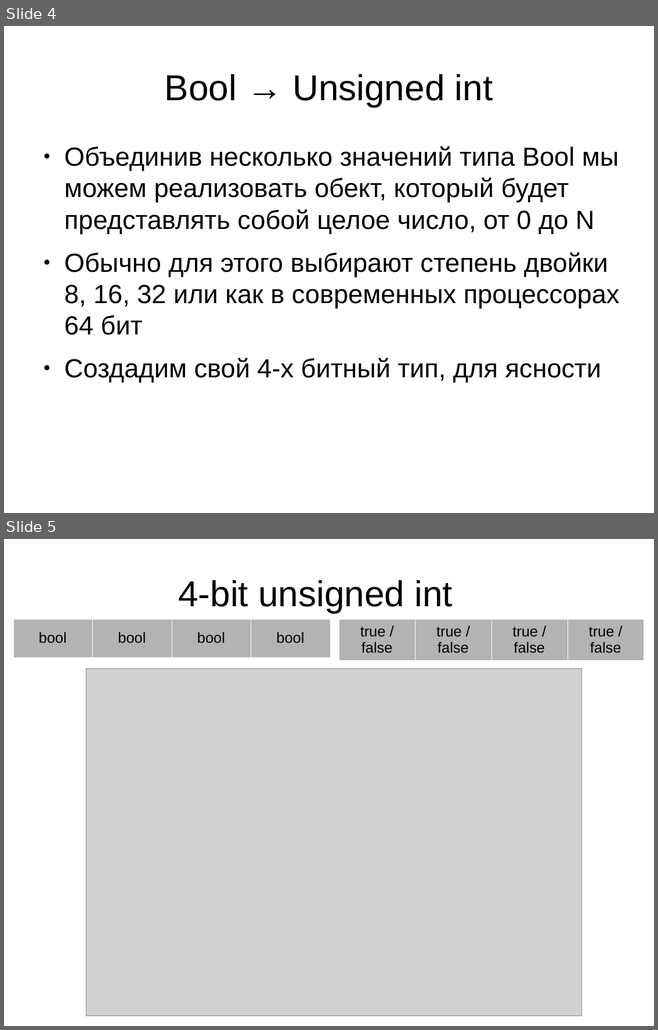
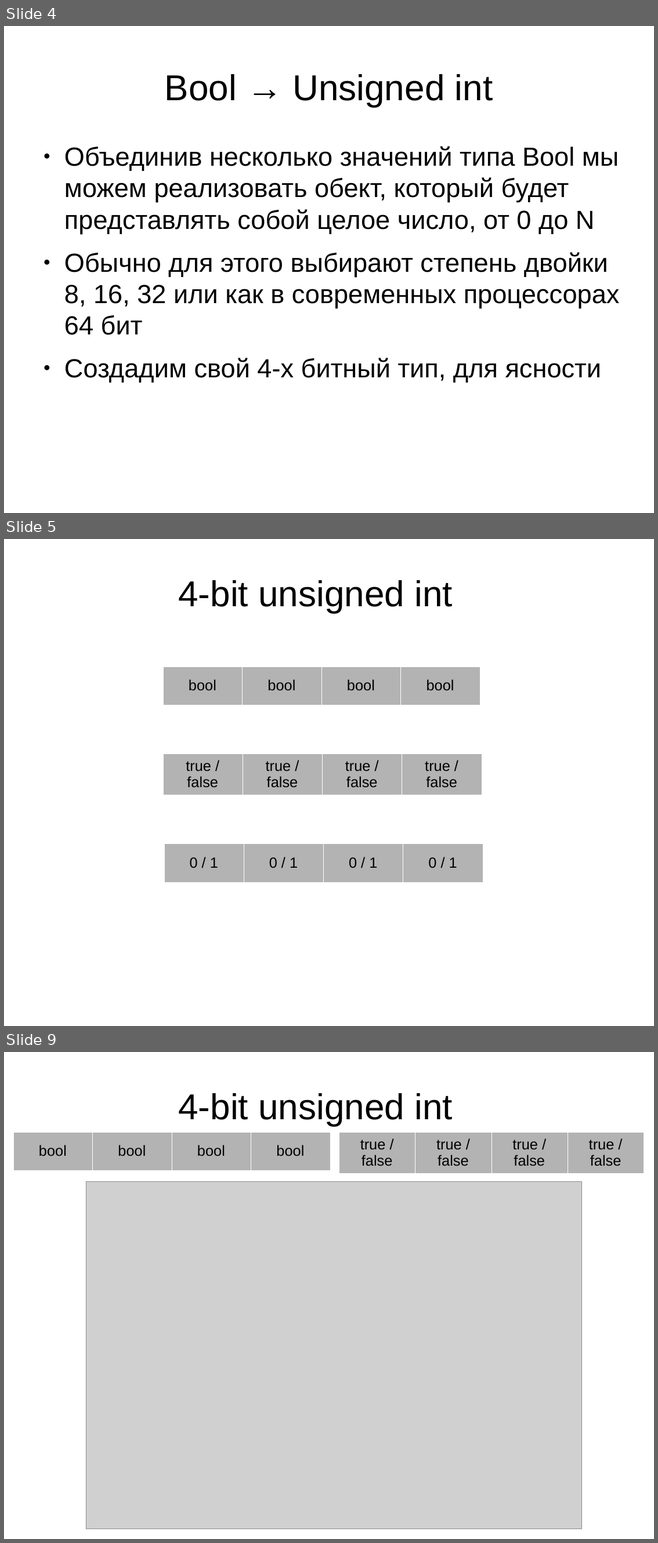
Before and after one commit to leanid/om, a slide deck: class-00-basic-prog/03-int-type/docs/bool_to_float.odp. Shown one above the other, each under a label of ours: slides 4 and 5 before the commit, slides 4, 5 and 9 after it; the slides between them are not shown. The pictures are 658x1030 and 658x1543 pixels, drawn with LibreOffice and Linux fonts; fonts in the diff are those of the drawing; grey boxes stand for pictures; background and template pictures are left out. Boxes give left, top, right and bottom in pixels: in the first picture for what was removed or moved away, otherwise in the second. Text is boxed around its words. In the diff, an @@ line names an element or a change of style, - is before the commit and + after.

```diff
--- a/class-00-basic-prog/03-int-type/docs/bool_to_float.odp
+++ b/class-00-basic-prog/03-int-type/docs/bool_to_float.odp
@@ slide 5 added at (4,539,654,1026), background #FFFFFF @@
@@ title added at (178,580,452,613), 44 pt, text #000000 @@
+4-bit unsigned int
@@ table added at (162,667,478,705), 1 rows, 4 columns @@
+bool | bool | bool | bool
@@ table added at (162,754,481,792), 1 rows, 4 columns @@
+true / false | true / false | true / false | true / false
@@ table added at (164,843,482,882), 1 rows, 4 columns @@
+0 / 1 | 0 / 1 | 0 / 1 | 0 / 1
@@ what was slide 5 is now slide 9 @@
```
Also in this commit, not shown: 15 other slides added, 1 other file.
